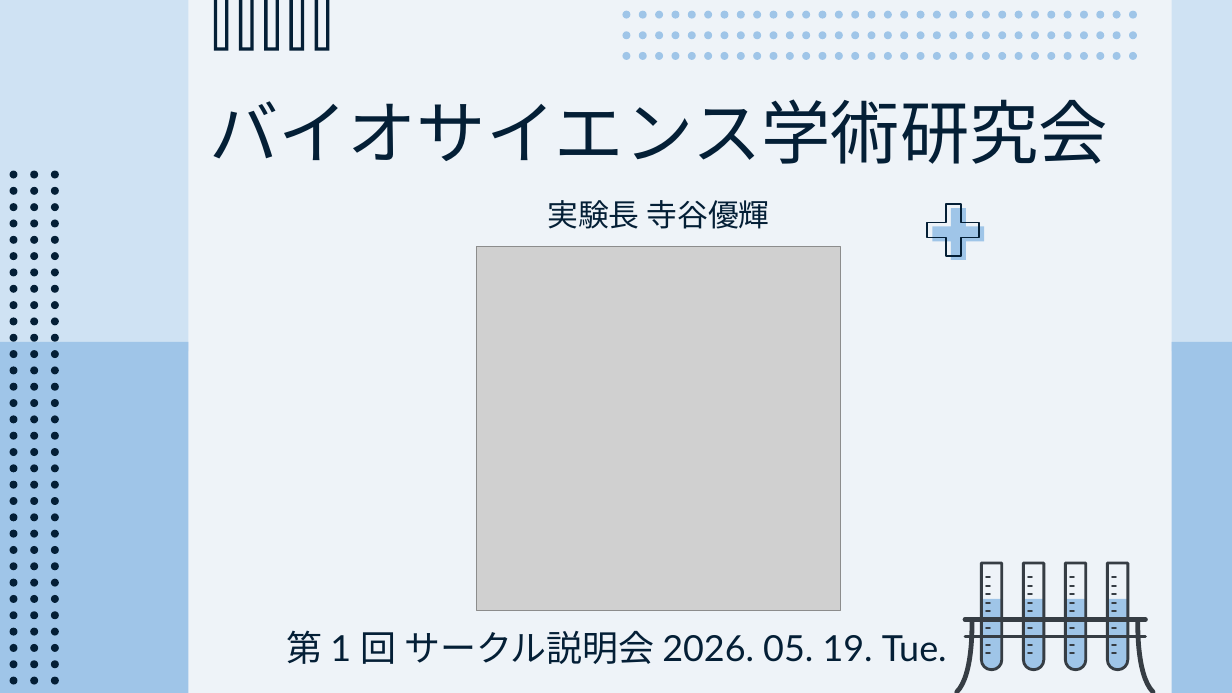
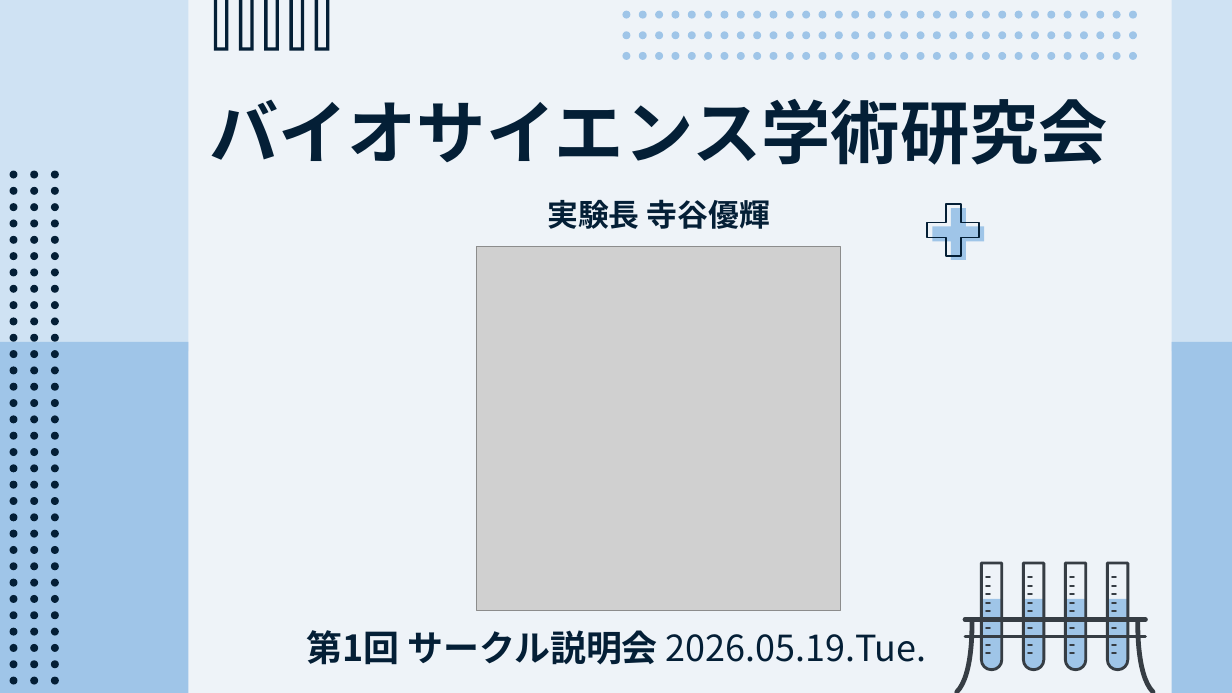
Before and after one commit to CL-ken/CL-ken.github.io, a slide deck: slide 1 of 2026/26_Welcome.pptx. Drawn at 1232x693 pixels with LibreOffice and Linux fonts; fonts in the diff are those of the drawing; grey boxes stand for pictures. Boxes give left, top, right and bottom in pixels: in the first picture for what was removed or moved away, otherwise in the second. Text is boxed around its words. In the diff, an @@ line names an element or a change of style, - is before the commit and + after.

```diff
--- a/2026/26_Welcome.pptx
+++ b/2026/26_Welcome.pptx
@@ text "バイオサイエンス学術研究会" at bbox=[209, 99, 1108, 165]: bold on @@
@@ text "実験長 寺谷優輝" at bbox=[547, 199, 770, 229]: bold on @@
@@ text at bbox=[307, 630, 927, 665]: text changed; font Lato to Noto Sans CJK JP @@
-第 1 回 サークル説明会 2026. 05. 19. Tue.
+第1回 サークル説明会 2026.05.19.Tue.
```
Also in this commit, not shown: 17 other slides changed, 1 other file.
